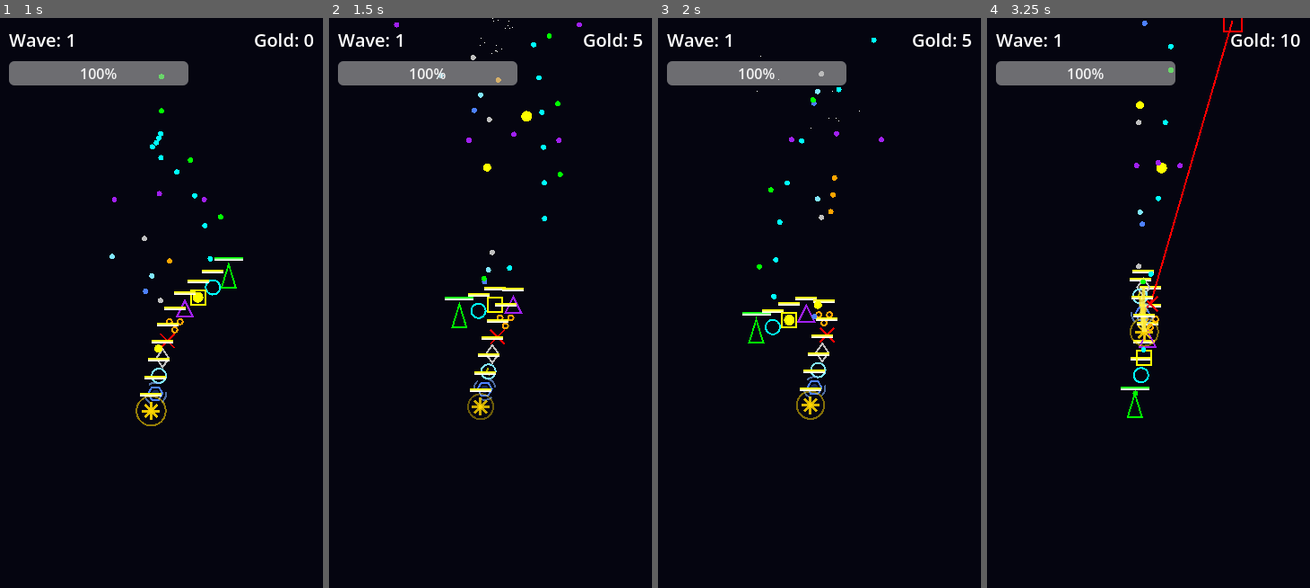
Above: before the commit, frames 1-4 (left to right).
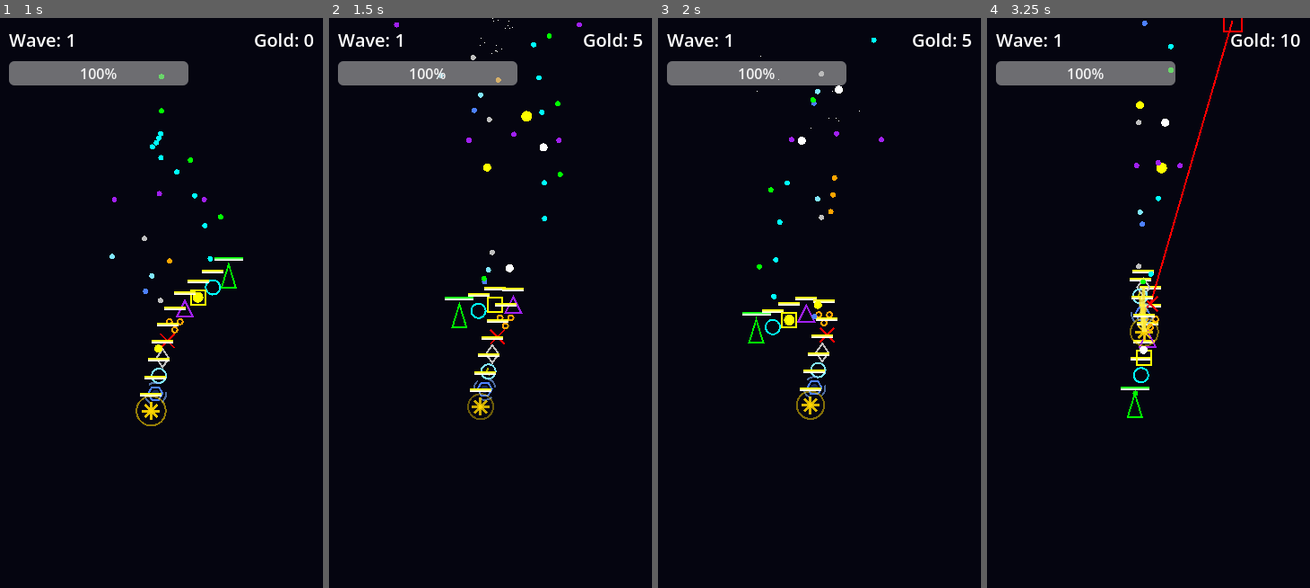
Above: after the commit, the same moments.

Repository: PPG11/NeonFormation
Game: Godot game, scene res://scenes/Main.tscn
The game is run twice, just before and just after one commit, with the same random seed, the same clock (stepped at 60 frames per second) and the same inputs.
Inputs (mouse positions are in pixels of both pictures, inside the frame that each line leads up to):
- Up to frame 1 (1 s): move the mouse to (232, 274) at 0.52 s
- Up to frame 2 (1.5 s): move the mouse to (425, 337) at 1.27 s
- Up to frame 3 (2 s): no input
- Up to frame 4 (3.25 s): move the mouse to (1180, 177) at 2.02 s; move the mouse to (1132, 422) at 2.77 s

Frame 1 is identical in both runs. In frame 2, less than 0.1% of the frame differs, in the area x 54-68%, y 21-45%; in frame 3, less than 0.1%; in frame 4, less than 0.1%, in the area x 44-57%, y 17-60%.

Commit message:
Implement Alpha Version upgrade with Difficulty, Economy, Merge, and Boss systems
Co-authored-by: PPG11 <38418801+PPG11@users.noreply.github.com>

Diff:
--- a/scripts/GameBalance.gd
+++ b/scripts/GameBalance.gd
@@ -11,6 +11,8 @@
 @export var unit_price: int = 100
 @export var striker_damage: int = 8
 @export var striker_interval: float = 0.1
+@export var striker_crit_chance: float = 0.2
+@export var striker_crit_mult: float = 2.0
 @export var heavy_damage: int = 25
 @export var heavy_interval: float = 1.0
 @export var heavy_scale: float = 2.0
@@ -75,7 +77,7 @@
 @export_group("Enemy")
 @export var enemy_base_hp: int = 60
 @export var enemy_hp_per_wave: int = 15
-@export var enemy_hp_exponent: float = 1.15
+@export var enemy_hp_exponent: float = 1.20
 @export var enemy_base_speed: float = 100.0
 @export var enemy_speed_per_wave: float = 5.0
 @export var enemy_speed_exponent: float = 1.02
--- a/scripts/Main.gd
+++ b/scripts/Main.gd
@@ -18,7 +18,7 @@
 var _spawn_timer: Timer
 var _player: Node2D
 var _shop_ui: CanvasLayer
-var _boss_hp_bar: ProgressBar
+var _boss_hp_bar: TextureProgressBar
 @onready var _camera: Camera2D = $Camera2D
 @onready var _wave_label: Label = $CanvasLayer/WaveLabel
 @onready var _gold_label: Label = $CanvasLayer/GoldLabel
@@ -49,11 +49,33 @@
             if _shop_ui.has_signal("shop_closed"):
                 _shop_ui.connect("shop_closed", _on_shop_closed)
 
-    _boss_hp_bar = ProgressBar.new()
+    _boss_hp_bar = TextureProgressBar.new()
     _boss_hp_bar.visible = false
-    _boss_hp_bar.size = Vector2(240, 20)
-    _boss_hp_bar.position = Vector2(60, 80)
-    _boss_hp_bar.modulate = Color.RED
+
+    var tex_under = GradientTexture2D.new()
+    tex_under.width = 240
+    tex_under.height = 20
+    tex_under.fill_from = Vector2(0, 0)
+    tex_under.fill_to = Vector2(0, 1)
+    var grad_under = Gradient.new()
+    grad_under.add_point(0.0, Color(0.2, 0.2, 0.2))
+    tex_under.gradient = grad_under
+
+    var tex_prog = GradientTexture2D.new()
+    tex_prog.width = 240
+    tex_prog.height = 20
+    tex_prog.fill_from = Vector2(0, 0)
+    tex_prog.fill_to = Vector2(0, 1)
+    var grad_prog = Gradient.new()
+    grad_prog.add_point(0.0, Color.DARK_RED)
+    grad_prog.add_point(1.0, Color.RED)
+    tex_prog.gradient = grad_prog
+
+    _boss_hp_bar.texture_under = tex_under
+    _boss_hp_bar.texture_progress = tex_prog
+
+    var viewport_rect = get_viewport().get_visible_rect()
+    _boss_hp_bar.position = Vector2((viewport_rect.size.x - 240) / 2, 60)
     $CanvasLayer.add_child(_boss_hp_bar)
 
     _spawn_timer = Timer.new()
@@ -79,11 +101,9 @@
     _update_hp_bar()
 
     if _boss_hp_bar.visible:
-        var bosses = get_tree().get_nodes_in_group("enemy")
-        if bosses.size() > 0:
-            var b = bosses[0]
-            if "current_hp" in b:
-                _boss_hp_bar.value = b.current_hp
+        var boss = get_tree().get_first_node_in_group("boss")
+        if boss != null and "current_hp" in boss:
+            _boss_hp_bar.value = boss.current_hp
 
 func _on_spawn_timeout() -> void:
     if enemies_to_spawn <= 0:
@@ -163,7 +183,11 @@
     start_wave()
 
 func _on_item_purchased(unit_type: int, cost: int) -> void:
-    # 商店已经扣除了金币，这里只需要同步并添加单位
+    # Validate purchase on Main side as well
+    if gold < cost:
+        print("Error: Not enough gold for purchase!")
+        return
+
     gold -= cost
     _update_ui()
     if _player != null and _player.has_method("add_body"):
--- a/scripts/entities/Boss.gd
+++ b/scripts/entities/Boss.gd
@@ -30,6 +30,7 @@
 func _ready() -> void:
     current_hp = max_hp
     _base_modulate = modulate
+    add_to_group("boss")
     add_to_group("enemy")
     add_to_group("enemy_team")
     monitoring = true
@@ -44,7 +45,7 @@
     add_child(_shoot_timer)
     _shoot_timer.timeout.connect(_on_shoot_timer_timeout)
 
-    _setup_hp_bar()
+    # _setup_hp_bar()
     _setup_particles()
     _change_state(State.ENTERING)
 
@@ -57,34 +58,34 @@
         shape.name = "CollisionShape2D"
         add_child(shape)
 
-func _setup_hp_bar() -> void:
-    _hp_bar = TextureProgressBar.new()
-
-    var tex_under = GradientTexture2D.new()
-    tex_under.width = 100
-    tex_under.height = 8
-    tex_under.fill_from = Vector2(0, 0)
-    tex_under.fill_to = Vector2(0, 1)
-    var grad_under = Gradient.new()
-    grad_under.add_point(0.0, Color(0.2, 0.2, 0.2))
-    tex_under.gradient = grad_under
-
-    var tex_prog = GradientTexture2D.new()
-    tex_prog.width = 100
-    tex_prog.height = 8
-    tex_prog.fill_from = Vector2(0, 0)
-    tex_prog.fill_to = Vector2(0, 1)
-    var grad_prog = Gradient.new()
-    grad_prog.add_point(0.0, Color.DARK_RED)
-    grad_prog.add_point(1.0, Color.RED)
-    tex_prog.gradient = grad_prog
-
-    _hp_bar.texture_under = tex_under
-    _hp_bar.texture_progress = tex_prog
-    _hp_bar.position = Vector2(-50, -60)
-    _hp_bar.max_value = max_hp
-    _hp_bar.value = current_hp
-    add_child(_hp_bar)
+# func _setup_hp_bar() -> void:
+#     _hp_bar = TextureProgressBar.new()
+#
+#     var tex_under = GradientTexture2D.new()
+#     tex_under.width = 100
+#     tex_under.height = 8
+#     tex_under.fill_from = Vector2(0, 0)
+#     tex_under.fill_to = Vector2(0, 1)
+#     var grad_under = Gradient.new()
+#     grad_under.add_point(0.0, Color(0.2, 0.2, 0.2))
+#     tex_under.gradient = grad_under
+#
+#     var tex_prog = GradientTexture2D.new()
+#     tex_prog.width = 100
+#     tex_prog.height = 8
+#     tex_prog.fill_from = Vector2(0, 0)
+#     tex_prog.fill_to = Vector2(0, 1)
+#     var grad_prog = Gradient.new()
+#     grad_prog.add_point(0.0, Color.DARK_RED)
+#     grad_prog.add_point(1.0, Color.RED)
+#     tex_prog.gradient = grad_prog
+#
+#     _hp_bar.texture_under = tex_under
+#     _hp_bar.texture_progress = tex_prog
+#     _hp_bar.position = Vector2(-50, -60)
+#     _hp_bar.max_value = max_hp
+#     _hp_bar.value = current_hp
+#     add_child(_hp_bar)
 
 func _setup_particles() -> void:
     # 光环粒子效果
--- a/scripts/entities/Enemy.gd
+++ b/scripts/entities/Enemy.gd
@@ -74,6 +74,7 @@
     _hp_bar.position = Vector2(-12, -24)
     _hp_bar.max_value = max_hp
     _hp_bar.value = current_hp
+    _hp_bar.visible = false
     add_child(_hp_bar)
 
 func _process(delta: float) -> void:
@@ -137,6 +138,7 @@
     current_hp -= amount
     if _hp_bar:
         _hp_bar.value = current_hp
+        _hp_bar.visible = true
     modulate = Color.RED
     var tween := create_tween()
     tween.tween_property(self, "modulate", _base_modulate, 0.1)
--- a/scripts/entities/Player.gd
+++ b/scripts/entities/Player.gd
@@ -163,7 +163,8 @@
 func add_body(unit_type: int) -> void:
     _add_body_internal(unit_type, 1)
 
-func _add_body_internal(unit_type: int, level: int) -> void:
+func _add_body_internal(unit_type: int, level: int, insert_at: int = -1) -> void:
+    # Check for merges
     var matching_indices = []
     for i in range(body_parts.size()):
         var part = body_parts[i]
@@ -173,33 +174,63 @@
                 break
 
     if matching_indices.size() == 2:
-        matching_indices.sort()
-        matching_indices.reverse()
-        for idx in matching_indices:
+        # Found 2 existing matching units + 1 new unit = 3 units -> Merge to Level + 1
+        var idx1 = matching_indices[0]
+        var idx2 = matching_indices[1]
+
+        # Determine insertion point (use the earlier position)
+        var merge_insert_idx = min(idx1, idx2)
+
+        # Remove old units
+        # Must remove higher index first to not shift the lower index
+        var remove_indices = [idx1, idx2]
+        remove_indices.sort()
+        remove_indices.reverse()
+
+        for idx in remove_indices:
             var part = body_parts[idx]
             body_parts.remove_at(idx)
             part.queue_free()
 
         _refresh_body_targets()
-        _add_body_internal(unit_type, level + 1)
-        return
-
+
+        # Recursively add the higher level unit at the specific index
+        _add_body_internal(unit_type, level + 1, merge_insert_idx)
+        return
+
+    # Add new unit
+    _insert_body(unit_type, level, insert_at)
+
+func _insert_body(unit_type: int, level: int, index: int) -> void:
     if body_scene == null:
         return
     var body := body_scene.instantiate() as Node2D
     if body == null:
         return
-    var target: Node2D = self if body_parts.is_empty() else body_parts.back()
+
+    # Determine insertion logic
+    if index == -1 or index > body_parts.size():
+        index = body_parts.size()
+
     body.set("unit_type", unit_type)
     body.set("level", level)
-    body.set("target", target)
+
     get_tree().current_scene.add_child(body)
     body.tree_exited.connect(_on_body_exited.bind(body))
-    var offset := body.get("follow_offset") as Vector2
-    if offset == null:
-        offset = Vector2.ZERO
-    body.global_position = target.global_transform * offset
-    body_parts.append(body)
+
+    body_parts.insert(index, body)
+
+    # Refresh targets to link the chain correctly
+    _refresh_body_targets()
+
+    # Set initial position based on new target
+    var target = body.get("target")
+    if target != null:
+        var offset := body.get("follow_offset") as Vector2
+        if offset == null:
+            offset = Vector2.ZERO
+        body.global_position = target.global_transform * offset
+
     recalculate_synergies()
 
 func _on_body_exited(body: Node) -> void:
--- a/scripts/entities/SnakeBody.gd
+++ b/scripts/entities/SnakeBody.gd
@@ -309,12 +309,28 @@
     var bullet := BulletScene.instantiate() as Area2D
     if bullet == null:
         return
+
+    var final_damage = int(damage * _damage_mult)
+    var final_scale = scale_factor
+
+    # Crit logic for Striker
+    if unit_type == ClassType.STRIKER:
+        if randf() < balance.striker_crit_chance:
+            final_damage = int(final_damage * balance.striker_crit_mult)
+            final_scale *= 1.5
+            bullet_color = Color(1.5, 1.5, 1.5) # Bright white
+
+            # Visual feedback on shooter
+            modulate = Color(1.5, 1.5, 1.5)
+            var tween = create_tween()
+            tween.tween_property(self, "modulate", Color.WHITE if level == 1 else Color(1.5, 1.5, 1.5), 0.1)
+
     bullet.set("color", bullet_color)
-    bullet.set("damage", int(damage * _damage_mult))
+    bullet.set("damage", final_damage)
     bullet.set("is_enemy_bullet", false)
     bullet.global_position = global_position
     bullet.rotation = deg_to_rad(angle_deg)
-    bullet.scale = Vector2.ONE * scale_factor * _size_mult
+    bullet.scale = Vector2.ONE * final_scale * _size_mult
     get_tree().current_scene.add_child(bullet)
 
 func _get_shoot_interval() -> float:
--- a/scripts/ui/ShopUI.gd
+++ b/scripts/ui/ShopUI.gd
@@ -79,15 +79,15 @@
         return
     if _purchased[index]:
         return
-    if _current_gold < balance.unit_price:
+    var price = balance.unit_price
+    if _current_gold < price:
         return
 
-    # 购买商品
-    var price = balance.unit_price
+    # Deduct gold locally
     _current_gold -= price
     _purchased[index] = true
 
-    # 发射购买信号
+    # Emit signal for Main to handle logic
     emit_signal("item_purchased", _options[index], price)
 
     # 更新UI，但不关闭商店
